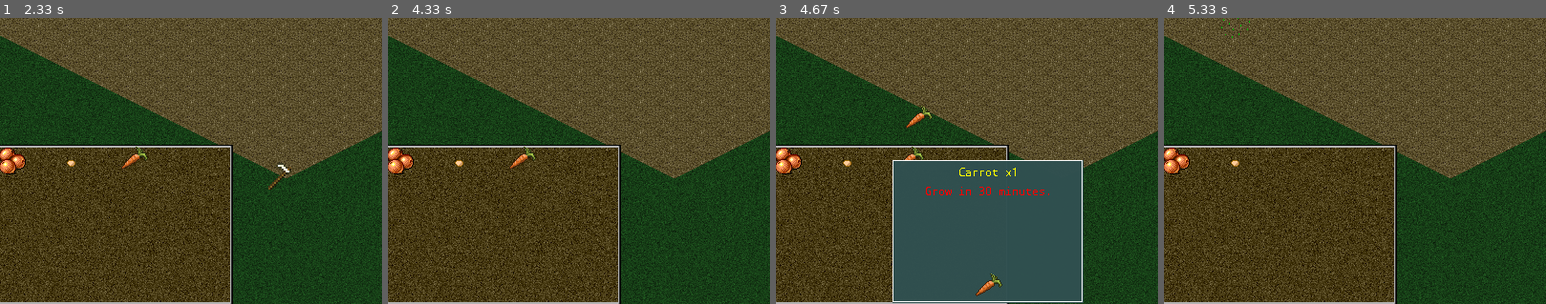
Above: before the commit, frames 1-4 (left to right).
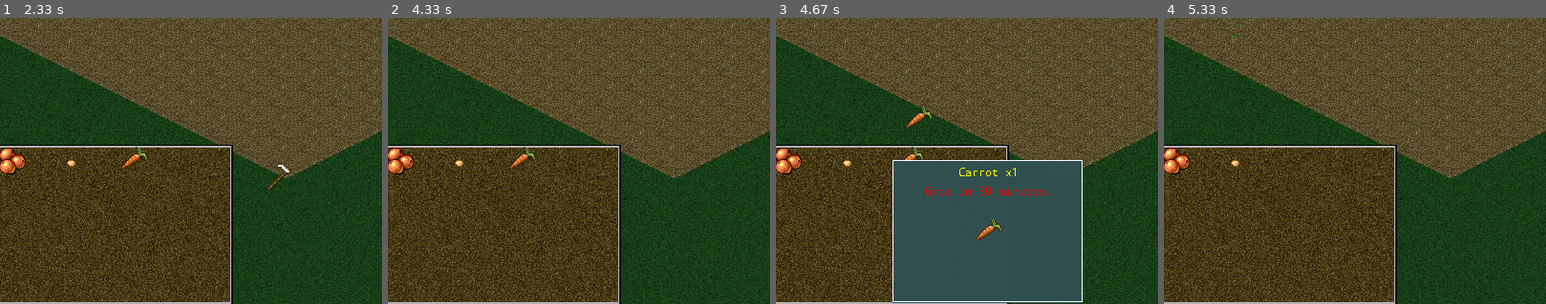
Above: after the commit, the same moments.

Repository: orneo1212/PythonFarmGame
Game: pygame game, started from pyFarmGame.py
The game is run twice, just before and just after one commit, with the same random seed, the same clock (stepped at 60 frames per second) and the same inputs. The source is Python 2; it was converted automatically to run under Python 3.
Inputs (mouse positions are % of the whole screen's width and height, from its top left):
- Up to frame 1 (2.33 s): click (50, 50) at 0.38 s; click (60, 72) at 0.72 s; click (19, 74) at 1.05 s; click (87, 85) at 1.38 s; click (52, 16) at 1.72 s; click (45, 76) at 2.05 s
- Up to frame 2 (4.33 s): click (47, 33) at 2.38 s; click (36, 29) at 2.72 s; click (76, 41) at 3.05 s; click (81, 48) at 3.38 s; click (71, 32) at 3.72 s; click (21, 31) at 4.05 s
- Up to frame 3 (4.67 s): click (26, 68) at 4.38 s
- Up to frame 4 (5.33 s): click (21, 44) at 4.72 s; click (28, 42) at 5.05 s
The pictures show only the part of the screen within x 12-62%, y 44-94%; the shares and areas given below are measured in that part.

Frames 1-2 are identical in both runs. In frame 3, 0.4% of the frame differs, in the area x 52-60%, y 70-98%; in frame 4, nothing differs.

Commit message:
seed image moved up

Diff:
--- a/farmlib/inventory.py
+++ b/farmlib/inventory.py
@@ -28,7 +28,7 @@
 
         #Draw seed
         seedimg = self.images["seed" + str(index)]
-        img.blit(seedimg, (sizex / 2 - 32, sizey - 32))
+        img.blit(seedimg, (sizex / 2 - 32, 60))
 
         #Name
         text = seeds[index]['name'] + " x" + str(player.itemscounter[str(index)])
--- a/pyFarmGame.py
+++ b/pyFarmGame.py
@@ -239,7 +239,7 @@
 
         #Draw seed
         seedimg = self.images["seed" + str(underseed.id)]
-        img.blit(seedimg, (sizex / 2 - 32, sizey - 32))
+        img.blit(seedimg, (sizex / 2 - 32, 60))
 
         #name
         text = "" + underseed.name + ""
